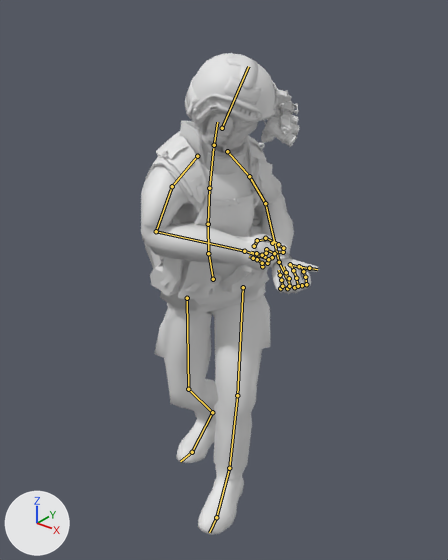
Before and after pictures for a commit that changed the FBX model assets/meshes/enemies/swat_op_enemy_type1/swat_op_rifle_anims/fbx_files/Rifle_Idle.fbx.
Camera for both pictures: a camera (50 mm lens) standing at (1.425, -1.676, 1.964) and looking at (0.107, -0.029, 0.943). Lighting does not change. The marker at lower left points along +X, +Y and +Z. The picture after the commit comes second. Both versions are drawn at frame 468 of the action 'mixamo.com'; the numbers are the values there. The bones that change, and the others that lie on the model, are drawn over the model as lines.

Names of what the first picture shows: 'sol_8_low'.
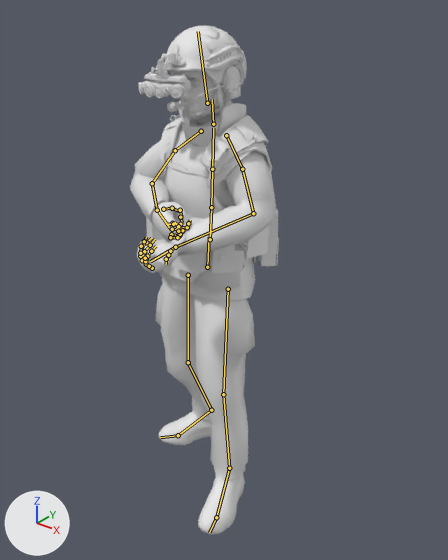
Location of each change, (x1, y1, x2, y2) in pixels of the pictures (448 x 560 px):
```json
{"object": "sol_8_low", "change": "posed", "before": [141, 53, 319, 535], "after": [130, 25, 279, 534], "on screen": "16% narrower"}
{"bone": "mixamorig:Hips", "before": "(213, 279) to (208, 251)", "after": "(207, 267) to (209, 237)"}
{"bone": "mixamorig:Spine", "before": "(208, 253) to (208, 224)", "after": "(210, 239) to (211, 207)"}
{"bone": "mixamorig:Spine1", "before": "(208, 224) to (209, 188)", "after": "(211, 207) to (212, 169)"}
{"bone": "mixamorig:Spine2", "before": "(209, 188) to (213, 148)", "after": "(212, 169) to (213, 128)"}
{"bone": "mixamorig:Head", "before": "(222, 128) to (248, 66)", "after": "(207, 103) to (198, 31)"}
{"bone": "mixamorig:LeftArm", "before": "(249, 176) to (265, 203)", "after": "(242, 169) to (253, 213)"}
{"bone": "mixamorig:LeftForeArm", "before": "(265, 203) to (279, 262)", "after": "(253, 213) to (175, 247)"}
{"bone": "mixamorig:LeftHand", "before": "(279, 262) to (290, 285)", "after": "(175, 247) to (150, 261)"}
{"bone": "mixamorig:LeftUpLeg", "before": "(243, 287) to (237, 395)", "after": "(228, 289) to (223, 394)"}
{"bone": "mixamorig:LeftLeg", "before": "(237, 395) to (229, 468)", "after": "(223, 394) to (229, 468)"}
{"bone": "mixamorig:RightUpLeg", "before": "(187, 298) to (188, 389)", "after": "(188, 275) to (188, 362)"}
{"bone": "mixamorig:RightLeg", "before": "(188, 389) to (212, 412)", "after": "(188, 362) to (211, 410)"}
{"bone": "mixamorig:RightFoot", "before": "(212, 412) to (192, 452)", "after": "(211, 410) to (178, 435)"}
```

The change, as JSON lines over the scene's bpy script:
```json
{"block": "bone_mixamorig_hips", "where": "bone_mixamorig_hips = bpy.data.objects['Armature'].pose.bones['mixamorig:Hips']"}
{"op": "set", "path": "bone_mixamorig_hips.location", "old": "(5.9, -5.1, -0.3)", "new": "(2.2, -1.5, -1.6)"}
{"op": "set", "path": "bone_mixamorig_hips.rotation_quaternion", "old": "(0.916, 0.04, 0.396, 0.061)", "new": "(0.997, -0.064, -0.035, 0.024)", "note": "degrees (10, 46, 12) -> degrees (-7, -4, 3)"}
{"block": "bone_mixamorig_spine", "where": "bone_mixamorig_spine = bpy.data.objects['Armature'].pose.bones['mixamorig:Spine']  # child of 'mixamorig:Hips'"}
{"op": "set", "path": "bone_mixamorig_spine.rotation_quaternion", "old": "(0.987, 0.092, 0.119, -0.05)", "new": "(0.999, 0.047, 0.02, -0.014)", "note": "degrees (10, 14, -5) -> degrees (5, 2, -2)"}
{"block": "bone_mixamorig_spine1", "where": "bone_mixamorig_spine1 = bpy.data.objects['Armature'].pose.bones['mixamorig:Spine1']  # child of 'mixamorig:Spine'"}
{"op": "set", "path": "bone_mixamorig_spine1.rotation_quaternion", "old": "(0.999, 0.02, 0.035, -0.021)", "new": "(1.0, 0.013, 0.005, -0.005)", "note": "degrees (2, 4, -2) -> degrees (1, 1, -1)"}
{"block": "bone_mixamorig_spine2", "where": "bone_mixamorig_spine2 = bpy.data.objects['Armature'].pose.bones['mixamorig:Spine2']  # child of 'mixamorig:Spine1'"}
{"op": "set", "path": "bone_mixamorig_spine2.rotation_quaternion", "old": "(0.999, 0.019, 0.035, -0.021)", "new": "(1.0, 0.013, 0.007, -0.006)", "note": "degrees (2, 4, -2) -> degrees (1, 1, -1)"}
{"block": "bone_mixamorig_head", "where": "bone_mixamorig_head = bpy.data.objects['Armature'].pose.bones['mixamorig:Head']  # child of 'mixamorig:Neck'"}
{"op": "set", "path": "bone_mixamorig_head.rotation_quaternion", "old": "(0.868, 0.115, 0.482, -0.003)", "new": "(0.995, 0.031, -0.092, 0.012)", "note": "degrees (21, 57, 11) -> degrees (3, -11, 1)"}
{"block": "bone_mixamorig_leftarm", "where": "bone_mixamorig_leftarm = bpy.data.objects['Armature'].pose.bones['mixamorig:LeftArm']  # child of 'mixamorig:LeftShoulder'"}
{"op": "set", "path": "bone_mixamorig_leftarm.rotation_quaternion", "old": "(0.982, 0.155, 0.111, 0.018)", "new": "(0.973, 0.165, 0.093, 0.135)", "note": "degrees (18, 12, 4) -> degrees (20, 8, 17)"}
{"block": "bone_mixamorig_leftforearm", "where": "bone_mixamorig_leftforearm = bpy.data.objects['Armature'].pose.bones['mixamorig:LeftForeArm']  # child of 'mixamorig:LeftArm'"}
{"op": "set", "path": "bone_mixamorig_leftforearm.rotation_quaternion", "old": "(0.821, 0.113, -0.026, 0.558)", "new": "(0.896, 0.096, -0.022, 0.433)", "note": "degrees (9, -10, 68) -> degrees (9, -7, 51)"}
{"block": "bone_mixamorig_lefthand", "where": "bone_mixamorig_lefthand = bpy.data.objects['Armature'].pose.bones['mixamorig:LeftHand']  # child of 'mixamorig:LeftForeArm'"}
{"op": "set", "path": "bone_mixamorig_lefthand.rotation_quaternion", "old": "(-0.476, 0.141, 0.868, -0.019)", "new": "(-0.476, -0.004, 0.879, 0.04)", "note": "degrees (17, -125, -27) -> degrees (-8, -123, 5)"}
{"block": "bone_mixamorig_leftupleg", "where": "bone_mixamorig_leftupleg = bpy.data.objects['Armature'].pose.bones['mixamorig:LeftUpLeg']  # child of 'mixamorig:Hips'"}
{"op": "set", "path": "bone_mixamorig_leftupleg.rotation_quaternion", "old": "(0.946, 0.262, -0.065, -0.18)", "new": "(0.99, 0.092, -0.107, -0.011)", "note": "degrees (31, -2, -22) -> degrees (11, -12, -2)"}
{"block": "bone_mixamorig_leftleg", "where": "bone_mixamorig_leftleg = bpy.data.objects['Armature'].pose.bones['mixamorig:LeftLeg']  # child of 'mixamorig:LeftUpLeg'"}
{"op": "set", "path": "bone_mixamorig_leftleg.rotation_quaternion", "old": "(0.981, -0.188, 0.046, 0.015)", "new": "(0.993, -0.101, -0.066, 0.012)", "note": "degrees (-22, 6, 1) -> degrees (-12, -7, 2)"}
{"block": "bone_mixamorig_leftfoot", "where": "bone_mixamorig_leftfoot = bpy.data.objects['Armature'].pose.bones['mixamorig:LeftFoot']  # child of 'mixamorig:LeftLeg'"}
{"op": "set", "path": "bone_mixamorig_leftfoot.rotation_quaternion", "old": "(0.96, -0.073, 0.209, -0.172)", "new": "(0.997, -0.071, -0.004, -0.003)", "note": "degrees (-13, 22, -23) -> degrees (-8, 0, 0)"}
{"block": "bone_mixamorig_rightupleg", "where": "bone_mixamorig_rightupleg = bpy.data.objects['Armature'].pose.bones['mixamorig:RightUpLeg']  # child of 'mixamorig:Hips'"}
{"op": "set", "path": "bone_mixamorig_rightupleg.rotation_quaternion", "old": "(0.934, 0.081, 0.348, -0.01)", "new": "(0.991, -0.011, 0.133, -0.001)", "note": "degrees (11, 41, 3) -> degrees (-1, 15, 0)"}
{"block": "bone_mixamorig_rightleg", "where": "bone_mixamorig_rightleg = bpy.data.objects['Armature'].pose.bones['mixamorig:RightLeg']  # child of 'mixamorig:RightUpLeg'"}
{"op": "set", "path": "bone_mixamorig_rightleg.rotation_quaternion", "old": "(0.935, -0.345, 0.059, -0.053)", "new": "(0.975, -0.205, 0.074, -0.038)", "note": "degrees (-41, 4, -8) -> degrees (-24, 7, -6)"}
{"block": "bone_mixamorig_rightfoot", "where": "bone_mixamorig_rightfoot = bpy.data.objects['Armature'].pose.bones['mixamorig:RightFoot']  # child of 'mixamorig:RightLeg'"}
{"op": "set", "path": "bone_mixamorig_rightfoot.rotation_quaternion", "old": "(0.955, 0.291, -0.036, 0.047)", "new": "(0.989, 0.139, 0.05, -0.021)", "note": "degrees (34, -6, 4) -> degrees (16, 6, -2)"}
```
